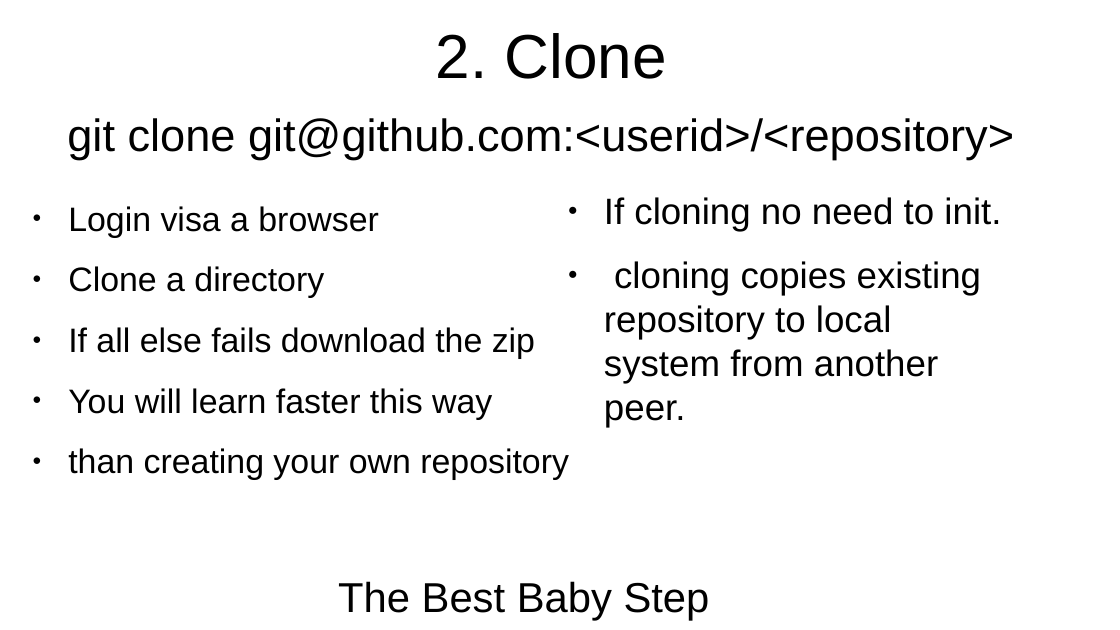
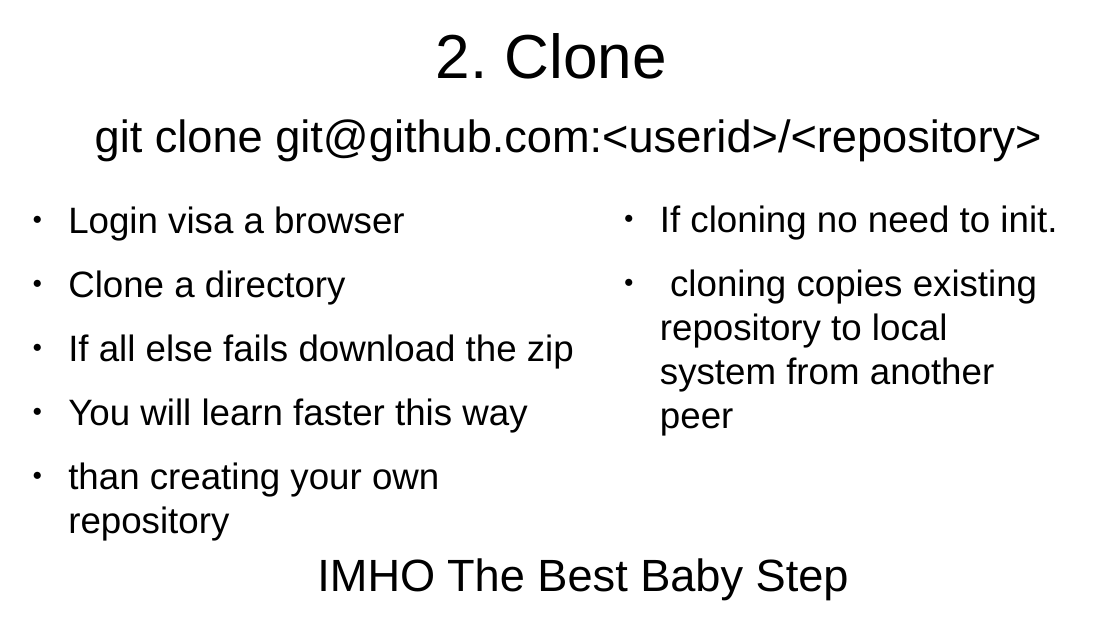
Before and after one commit to flintiii/TenStatementGit, a slide deck: slide 19 of vm_workshop_presentation.odp (slide 22 before the commit). Drawn at 1120x630 pixels with LibreOffice and Linux fonts; fonts in the diff are those of the drawing. Boxes give left, top, right and bottom in pixels: in the first picture for what was removed or moved away, otherwise in the second. Text is boxed around its words. In the diff, an @@ line names an element or a change of style, - is before the commit and + after.

```diff
--- a/vm_workshop_presentation.odp
+++ b/vm_workshop_presentation.odp
@@ title "git clone git@github.com:<userid>/<repository>": place and size @@
-title "git clone git@github.com:<userid>/<repository>" at bbox=[67, 118, 1014, 160]
+title "git clone git@github.com:<userid>/<repository>" at bbox=[95, 119, 1041, 161]
@@ text "Login visa a browser" at bbox=[68, 206, 574, 541]: size 24.1 to 26 pt @@
@@ text "If cloning no need to ...": place and size @@
-text "If cloning no need to ..." at bbox=[604, 197, 1001, 427]
+text "If cloning no need to ..." at bbox=[660, 205, 1057, 435]
@@ text at bbox=[660, 269, 1037, 435]: text changed @@
-● cloning copies existing repository to local system from another peer.
+● cloning copies existing repository to local system from another peer
@@ text added at bbox=[317, 558, 849, 600], 32 pt, text #000000 @@
+IMHO The Best Baby Step
@@ text at bbox=[338, 581, 710, 621]: paragraph removed @@
-The Best Baby Step
```
Also in this commit, not shown: 23 other slides changed, 5 slides added, 7 slides removed.
